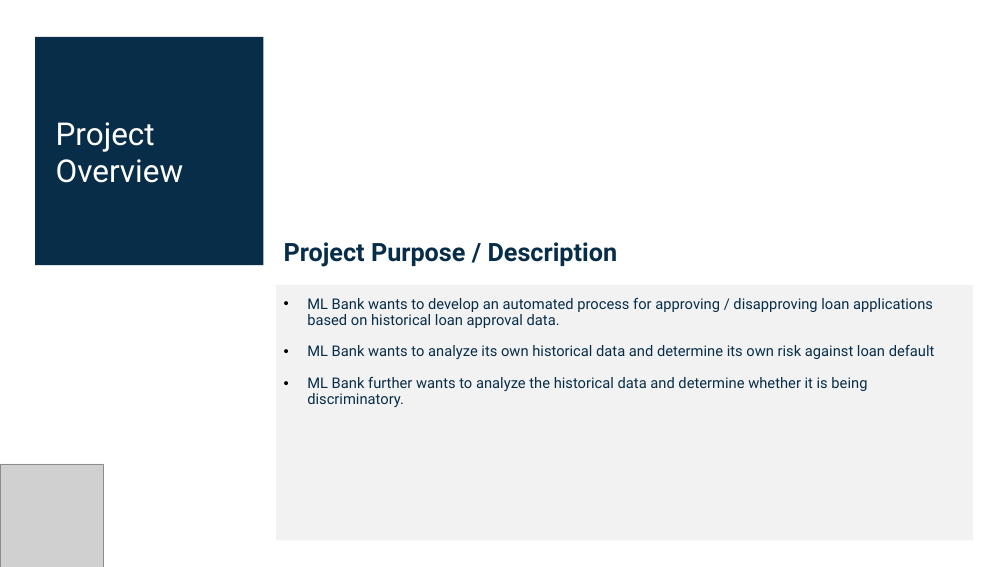
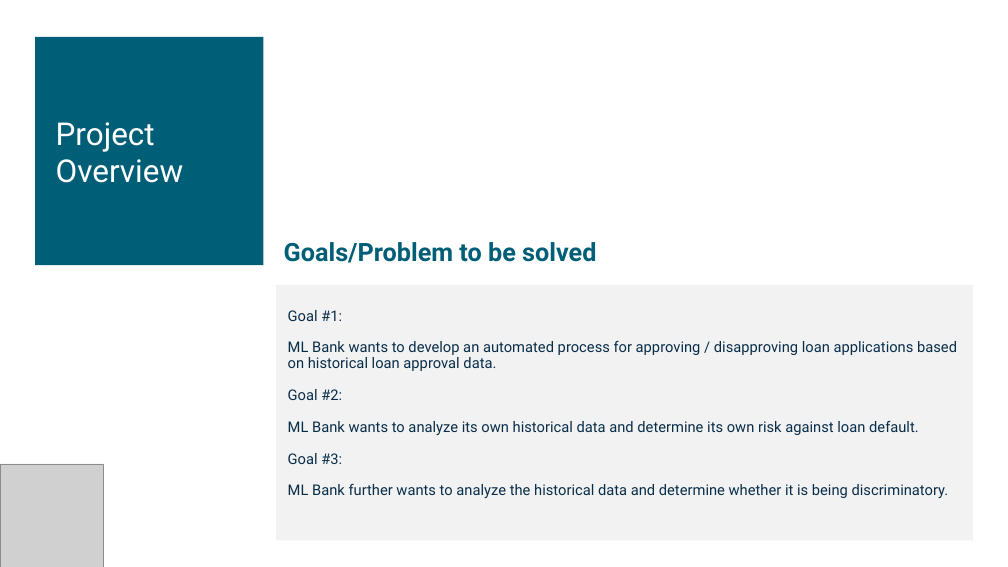
Before and after one commit to Pete1001/ML-Bank, a slide deck: slide 3 of Resources/ML-Bank.pptx (slide 2 before the commit). Drawn at 1008x567 pixels with LibreOffice and Linux fonts; fonts in the diff are those of the drawing; grey boxes stand for pictures. Boxes give left, top, right and bottom in pixels: in the first picture for what was removed or moved away, otherwise in the second. Text is boxed around its words. In the diff, an @@ line names an element or a change of style, - is before the commit and + after.

```diff
--- a/Resources/ML-Bank.pptx
+++ b/Resources/ML-Bank.pptx
@@ rectangle at [36, 37, 264, 265]: fill #082D49 to #005E77 @@
@@ text at [284, 242, 596, 263]: text changed; text colour #082D49 to #005E77 @@
-Project Purpose / Description
+Goals/Problem to be solved
@@ text "Goal #1:": place and size @@
-text "Goal #1:" at [307, 298, 935, 407]
+text "Goal #1:" at [288, 310, 957, 498]
@@ text at [288, 310, 342, 321]: paragraph added @@
+Goal #1:
@@ text at [288, 341, 957, 498]: bullet • to none @@
@@ text at [288, 389, 919, 464]: text changed @@
-• ML Bank wants to analyze its own historical data and determine its own risk against loan default
+Goal #2:
+ML Bank wants to analyze its own historical data and determine its own risk against loan default.
+Goal #3:
```
Also in this commit, not shown: 3 other slides changed, 1 slide added, 1 slide removed, 34 other files.
